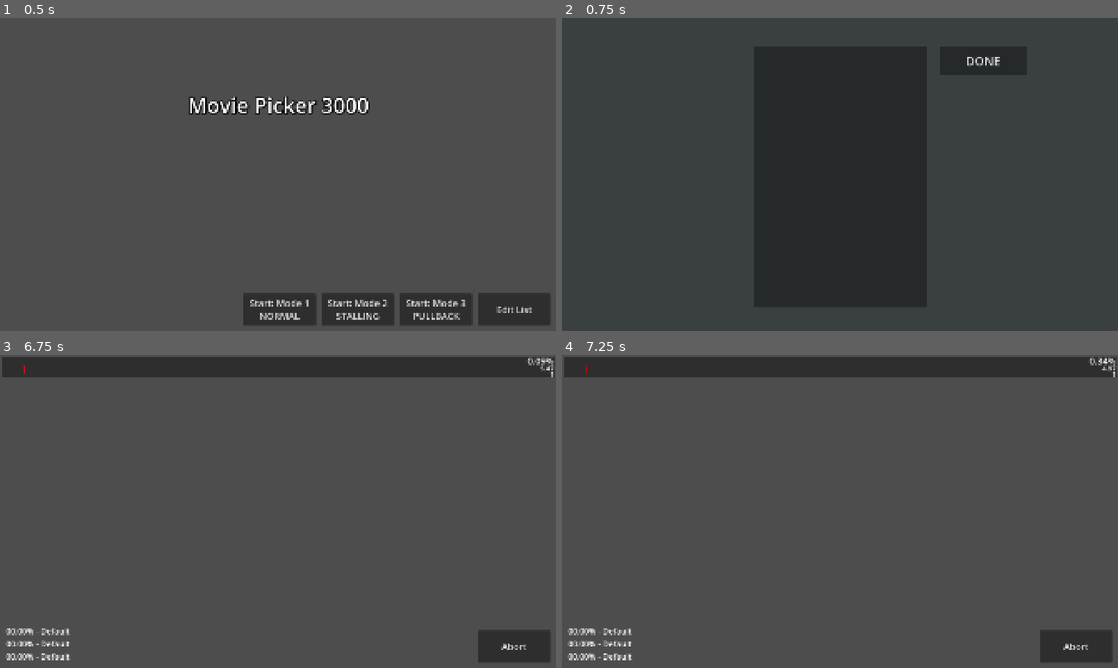
Above: before the commit, frames 1-4 (two rows, left to right).
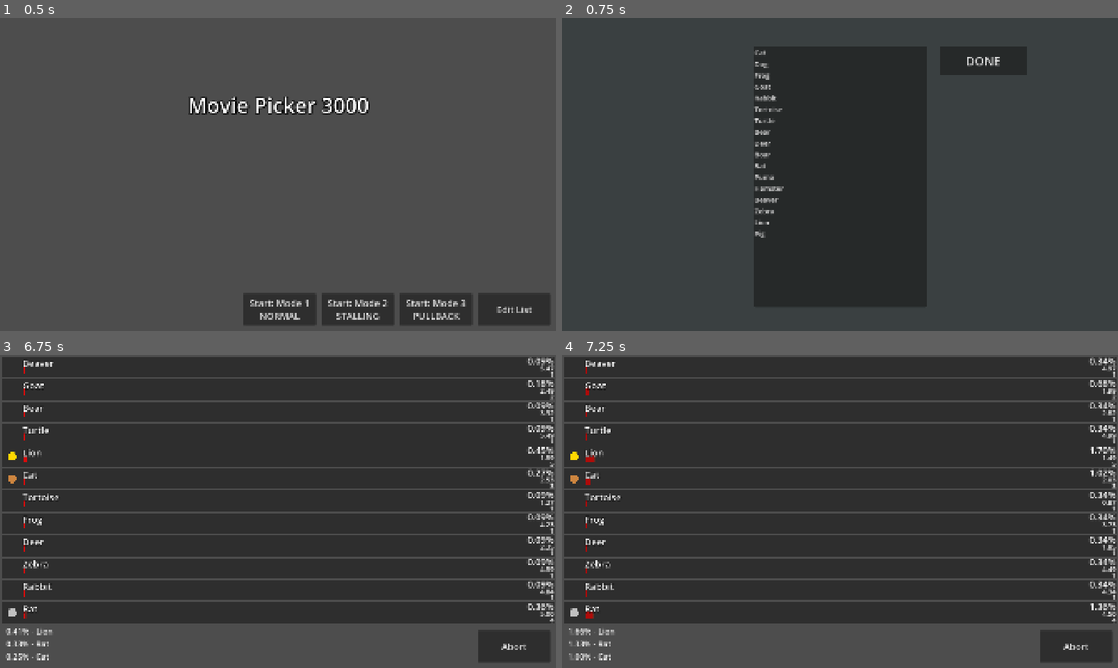
Above: after the commit, the same moments.

Repository: TheGoldenWombat/GoatPicker
Game: Godot game, scene res://main.tscn
Two runs of this game, one before a commit and one after it. Both use one fixed random seed, a clock stepped at 60 frames per second and the inputs below.
Inputs:
- Up to frame 1 (0.5 s): no input
- Up to frame 2 (0.75 s): click "Edit List" at 0.5 s
- Up to frame 3 (6.75 s): click "Start: Mode 1 NORMAL" at 1.25 s; click "Start: Mode 1 NORMAL" at 2 s; click "Start: Mode 2 STALLING" at 2.75 s; click "Start: Mode 2 STALLING" at 3.5 s; click "DONE" at 4.25 s; click "Edit List" at 5 s; click "DONE" at 5.75 s; click "Start: Mode 1 NORMAL" at 6.5 s
- Up to frame 4 (7.25 s): no input

Frame 1 is identical in both runs. In frame 2, 0.7% of the frame differs, in the area x 34-40%, y 10-71%; in frame 3, 72%; in frame 4, 72%, in the area x 0-100%, y 1-98%.
Error before the commit: Invalid assignment of property or key 'choice' with value of type 'Nil' on a base object of type 'Area2D (Racer)'. (res://racer_spawn.gd:83)

Commit message:
Added default choices list and cleaned up TODO list

Diff:
--- a/hud.gd
+++ b/hud.gd
@@ -2,10 +2,12 @@
 extends CanvasLayer
 
 ################################################################################
-# --------------------------------- VARIABLES -------------------------------- #
+# ----------------------------------- TODO ----------------------------------- #
 ################################################################################
-# Add selector to choose number of racers
-# Maximum should be based on the number of lines in choices.list
+# Add slider to choose number of racers
+# Maximum racers should be based on the number of lines in choices.list
+# If lines < maximum then maximum = lines
+
 
 ################################################################################
 # --------------------------------- VARIABLES -------------------------------- #
@@ -94,6 +96,7 @@
 					 	   third_progress + " - " + third_title
 
 func _on_edit_list_button_pressed() -> void:
+	list_editor.load_list()
 	list_editor.show()
 
 func _on_start_mode_1_button_pressed() -> void:
--- a/list_editor.gd
+++ b/list_editor.gd
@@ -7,10 +7,12 @@
 # Add check to see if choices.list contains enough entries
 # Error message if list is blank or doesn't contain enough entries for race
 
+
 ################################################################################
 # --------------------------------- VARIABLES -------------------------------- #
 ################################################################################
 @export var text_box: TextEdit
+var default_list_path: String = "res://default_choices.txt"
 var save_path: String = "user://choices.list"
 
 
@@ -24,13 +26,19 @@
 func load_list() -> void:
 	if !FileAccess.file_exists(save_path): create_default_file()
 	var file: = FileAccess.open(save_path, FileAccess.READ)
-	if file.get_length() < 1: create_default_file()
-	text_box.text = str(file.get_var())
+	var choices: String = str(file.get_var())
+	if choices.length() < 1:
+		create_default_file()
+		file = FileAccess.open(save_path, FileAccess.READ) #Reload file
+		choices = str(file.get_var())
+	text_box.text = choices
 
 func create_default_file() -> void:
 	var file: = FileAccess.open(save_path,FileAccess.WRITE)
-	# TODO Add default list of at least 12 choice
-	file.store_var("")
+	var default_list: = FileAccess.open(default_list_path, FileAccess.READ)
+	var default_choices: String = default_list.get_as_text()
+	print(default_choices)
+	file.store_var(default_choices)
 
 
 ################################################################################
--- a/racer_spawn.gd
+++ b/racer_spawn.gd
@@ -4,7 +4,7 @@
 ################################################################################
 # ----------------------------------- TODO ----------------------------------- #
 ################################################################################
-# Add slider for choosing number of racers, between 1 and 12
+# Adjust number of racers based on slider on HUD main menu
 
 
 ################################################################################
@@ -27,7 +27,7 @@
 	# Initialize spawner
 	# TODO Change number_of_racers to number of lines in choices.list
 	#        if number_of_choices < number_of_racers
-	#      Dipslay error and don't continue if choices.list is blank
+	#      Display error and don't continue if choices.list is blank
 	remove_racers()
 	y_offset = 0
 	# Get choices array, shuffle the array, and spawn racers
Not shown, added: default_choices.txt
Not shown, removed: movies.txt
